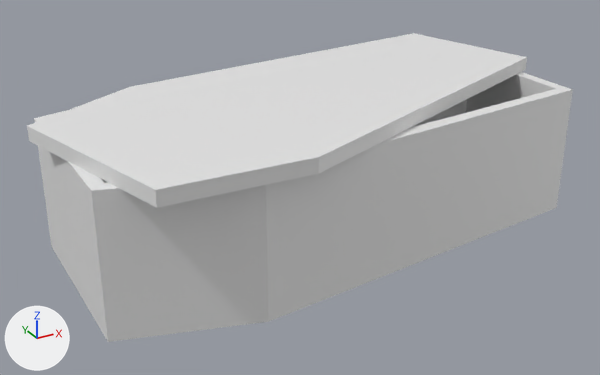
A saved change to the FBX model Assets/Objects/Raw/GravestonesETC/coffin1_FBX.fbx.
Both versions are drawn from a 50 mm lens placed at (-1.467, -2.51, 1.454), pointed at (-0.083, 0.006, 0.196). Lighting does not change. The marker at lower left points along +X, +Y and +Z.

The older version as bpy lines, for what is in view:
```python
me_cube_003 = bpy.data.meshes.new('Cube.003')
me_cube_003.from_pydata(...)  # 24 vertices, 22 faces; spans x -0.95..0.95, y -0.49..0.49, z 0.0..0.51
me_cube_004 = bpy.data.meshes.new('Cube.004')
me_cube_004.from_pydata(...)  # 24 vertices, 22 faces; spans x -1.02..0.99, y -0.56..0.58, z 0.51..0.56
ob_cube = bpy.data.objects.new('Cube', me_cube_003)
ob_cube.location = (0.0, 0.0, 0.0)
ob_cube_001 = bpy.data.objects.new('Cube.001', me_cube_004)
ob_cube_001.location = (0.0, 0.0, 0.0)
```
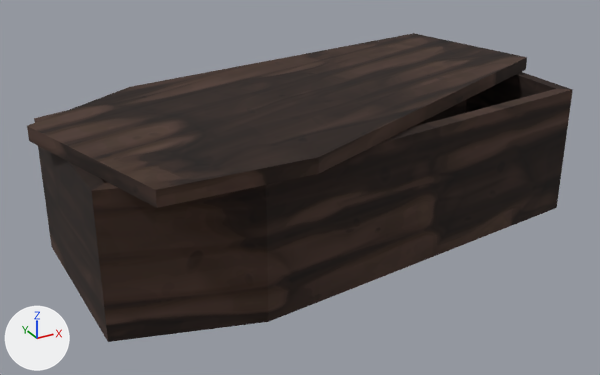
Where the newer file only moved an object's origin or applied its transform, the numbers keep the older frame.

Changed parts and their boxes [x1, y1, x2, y2] in the pictures (600 x 375 px):
```json
{"object": "Cube", "change": "recoloured", "before": [34, 72, 573, 342], "after": [34, 72, 573, 342]}
{"object": "Cube.001", "change": "recoloured", "before": [27, 33, 527, 208], "after": [27, 33, 527, 208]}
```

The change, as JSON lines over the scene's bpy script:
```json
{"op": "add", "block": "img_coffin1_fbx_defaultmaterial_basecolor_png", "code": ["img_coffin1_fbx_defaultmaterial_basecolor_png = load_image('coffin1_FBX_DefaultMaterial_BaseColor.png', '_unpacked/coffin1_FBX_DefaultMaterial_BaseColor.png', 1024, 1024, 'sRGB')"]}
{"op": "add", "block": "mat_material_008", "code": ["mat_material_008 = principled_material('Material.008')", "mat_material_008.texture = img_coffin1_fbx_defaultmaterial_basecolor_png", "mat_material_008.roughness = 1.0"]}
{"op": "add", "block": "mat_material_007", "code": ["mat_material_007 = principled_material('Material.007')", "mat_material_007.texture = img_coffin1_fbx_defaultmaterial_basecolor_png", "mat_material_007.roughness = 1.0"]}
{"block": "me_cube_003", "where": "me_cube_003.from_pydata(...)  # 24 vertices, 22 faces; spans x -0.95..0.95, y -0.49..0.49, z 0.0..0.51"}
{"op": "add", "block": "me_cube_003", "code": "me_cube_003.materials.append(mat_material_008)  # picture img_coffin1_fbx_defaultmaterial_basecolor_png"}
{"block": "me_cube_004", "where": "me_cube_004.from_pydata(...)  # 24 vertices, 22 faces; spans x -1.02..0.99, y -0.56..0.58, z 0.51..0.56"}
{"op": "add", "block": "me_cube_004", "code": "me_cube_004.materials.append(mat_material_007)  # picture img_coffin1_fbx_defaultmaterial_basecolor_png"}
```
